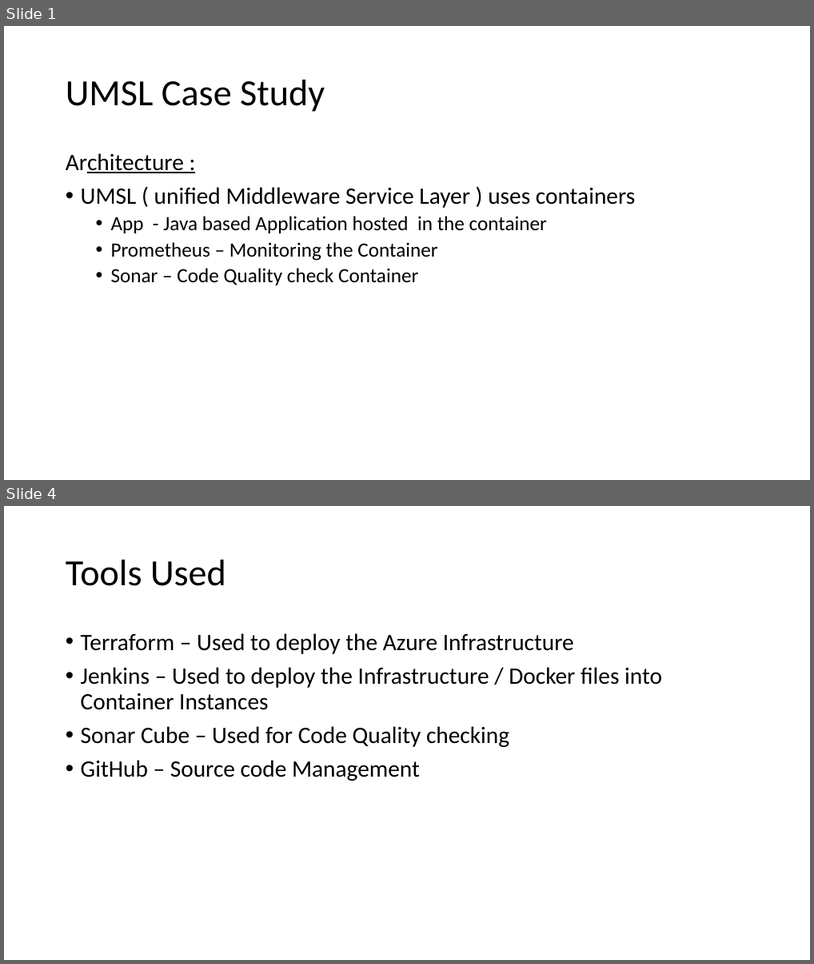
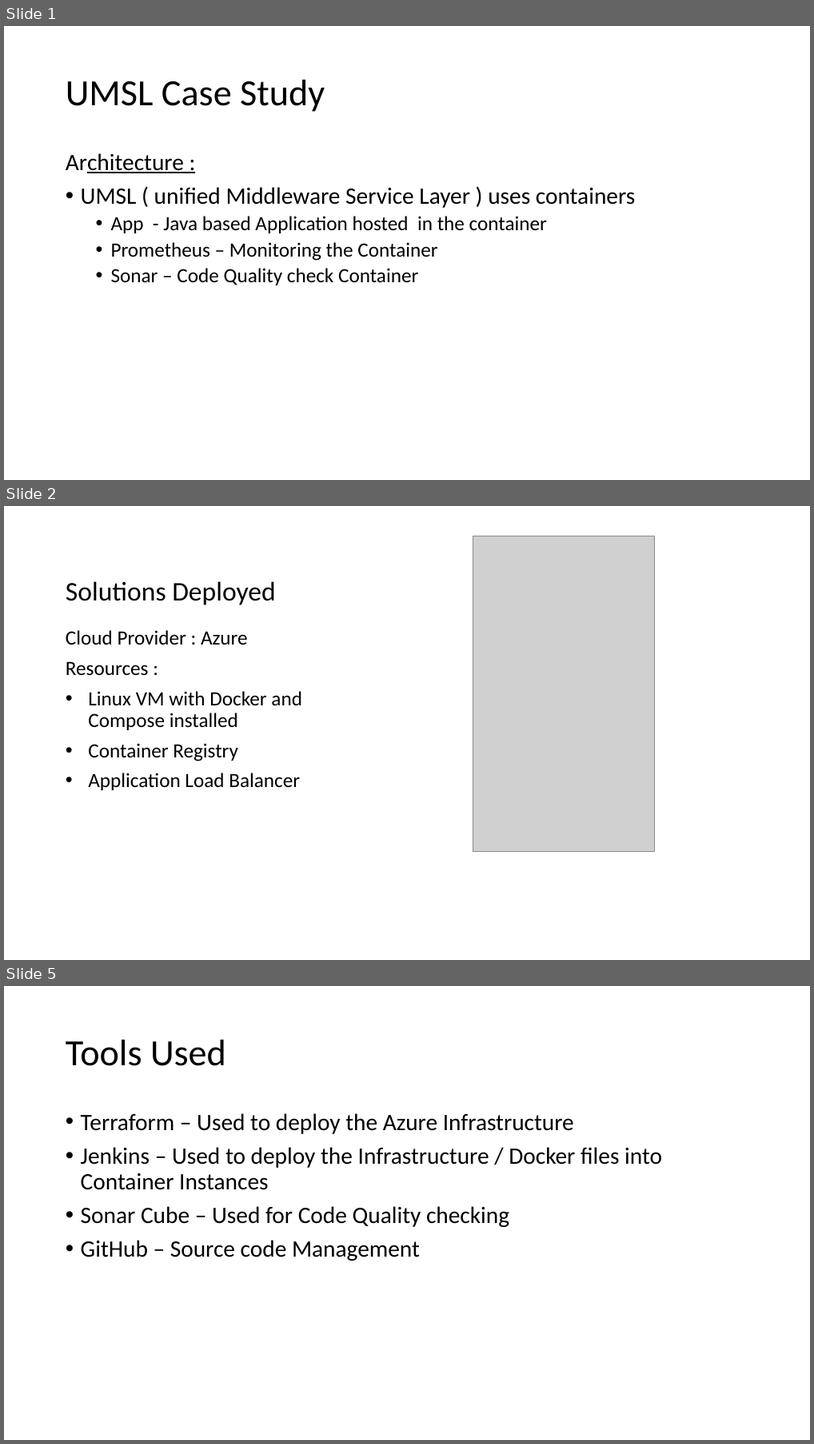
Before and after one commit to kgopi1/umsl, a slide deck: Presentation1.pptx. Shown one above the other, each under a label of ours: slides 1 and 4 before the commit, slides 1, 2 and 5 after it; the slides between them are not shown. The pictures are 814x964 and 814x1444 pixels, drawn with LibreOffice and Linux fonts; fonts in the diff are those of the drawing; grey boxes stand for pictures. Boxes give left, top, right and bottom in pixels: in the first picture for what was removed or moved away, otherwise in the second. Text is boxed around its words. In the diff, an @@ line names an element or a change of style, - is before the commit and + after.

```diff
--- a/Presentation1.pptx
+++ b/Presentation1.pptx
@@ slide 2 added at box(4, 506, 810, 960), background #FFFFFF @@
@@ picture added at box(474, 536, 655, 852) @@
@@ title added at box(66, 581, 276, 605), 32 pt, text #000000 @@
+Solutions Deployed
@@ text added at box(66, 630, 302, 790), 24 pt, text #000000 @@
+Cloud Provider : Azure
+Resources :
+• Linux VM with Docker and Compose installed
+• Container Registry
+• Application Load Balancer
@@ what was slide 4 is now slide 5 @@
```
Also in this commit, not shown: 2 slides changed, 1 other file.
